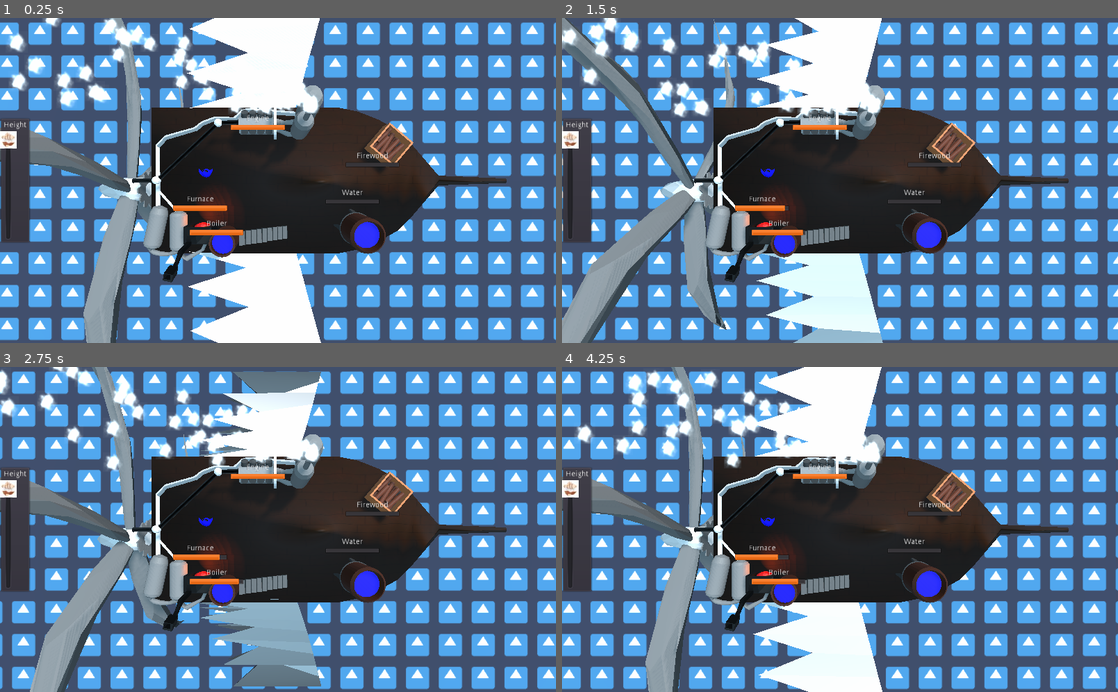
Above: before the commit, frames 1-4 (two rows, left to right).
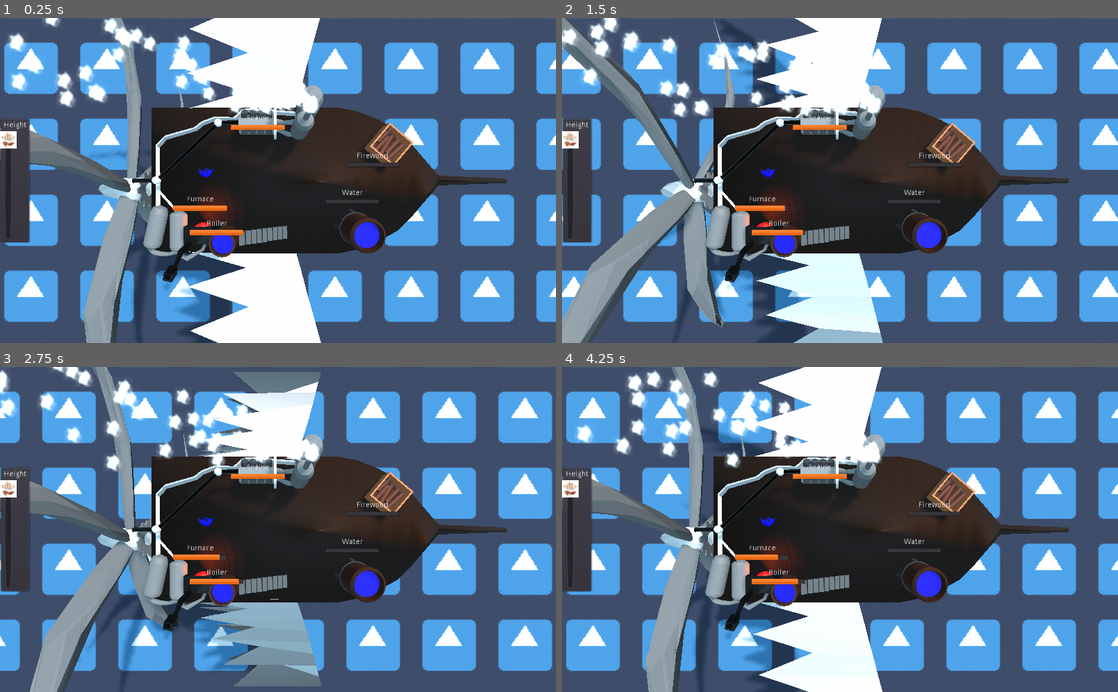
Above: after the commit, the same moments.

Repository: phkeese/WorkingTItle
Game: Godot game, scene res://scenes/game/game.tscn
Same seed, same stepped clock (60 frames per second), same inputs: the game is played once before the commit and once after it. The engine's default icon, where the game draws it, is replaced by a stand-in: a white triangle on a blue panel in a dark square.
Inputs (mouse positions are in pixels of both pictures, inside the frame that each line leads up to):
- Up to frame 1 (0.25 s): no input
- Up to frame 2 (1.5 s): tap Enter (ui_accept) at 0.5, 0.77, 1.07 s; move the mouse to (962, 164) at 0.52 s; hold D (player_1_right) 0.53-1.28 s; tap Space (player_1_interact) at 0.6, 1.35 s; click (962, 164) at 0.67 s; move the mouse to (728, 196) at 1.27 s; hold S (player_1_down) from 1.28 s (still down)
- Up to frame 3 (2.75 s): tap Enter (ui_accept) at 1.52, 1.82 s; move the mouse to (333, 458) at 2.02 s; release S (player_1_down) at 2.03 s; hold D (player_1_right) from 2.03 s (still down); tap Space (player_1_interact) at 2.1 s
- Up to frame 4 (4.25 s): move the mouse to (812, 594) at 2.77 s; release D (player_1_right) at 2.78 s; hold W (player_1_up) 2.78-3.53 s; tap Space (player_1_interact) at 2.85, 3.6 s; click (812, 594) at 2.92 s; tap Enter (ui_accept) at 3.02, 3.32, 3.77, 4.07 s; move the mouse to (1006, 578) at 3.52 s; hold A (player_1_left) from 3.53 s (still down)

The runs differ from the first frame. In frame 1, 38% of the frame differs, in the area x 0-100%, y 1-100%; in frame 2, 37%; in frame 3, 38%; in frame 4, 38%.
Error in both runs: Assertion failed. (res://addons/multiplayer/NetworkGame.gd:84)

Commit message:
ship sinks when sinking

Diff:
--- a/scenes/game/game.gd
+++ b/scenes/game/game.gd
@@ -41,4 +41,4 @@
 func _set_height(new_height: float) -> void:
 	height = clamp(new_height, 0.0, 100.0)
 	$HUD/PanelContainer/VBoxContainer/Height.value = new_height
-	$CameraContainer/Camera/Camera.translation = 5.0 * Vector3.BACK * (100 - new_height) / 100.0
+	$CameraContainer/Camera/Camera.translation = 20.0 * Vector3.BACK * (100 - new_height) / 100.0
--- a/scenes/game/game.tscn
+++ b/scenes/game/game.tscn
@@ -66,7 +66,7 @@
 [node name="NetworkGame" type="Node"]
 script = ExtResource( 2 )
 port = 2455
-ip = "gamedev.paulmethfessel.com"
+ip = "10.1.1.25"
 player_scene = ExtResource( 3 )
 players_container = NodePath("game/Players")
 
@@ -109,7 +109,7 @@
 far = 130.0
 
 [node name="Sea" type="MeshInstance" parent="game/CameraContainer/Camera/Camera"]
-transform = Transform( 179.636, 0, 0, 0, -7.85214e-06, -179.636, 0, 179.636, -7.85214e-06, -9.0943, 5.55559e-06, -127.097 )
+transform = Transform( 179.636, 0, 0, 0, -7.85214e-06, -179.636, 0, 179.636, -7.85214e-06, -9.094, 1.5245e-06, -54.8765 )
 material_override = SubResource( 5 )
 mesh = SubResource( 4 )
 skeleton = NodePath("../../../..")
--- a/scenes/player/player.gd
+++ b/scenes/player/player.gd
@@ -60,5 +60,7 @@
 
 
 remotesync func turn_towards(local: Vector3):
+	if local.length_squared() < 0.1:
+		return
 	var angle := atan2(local.z, local.x)
 	$char_v1.look_at(to_global(local), Vector3.UP)
